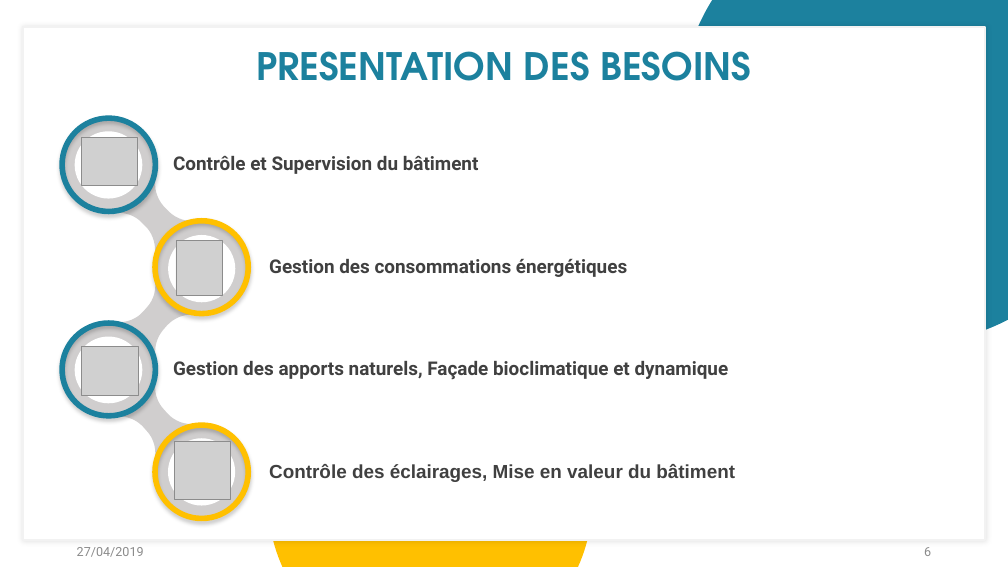
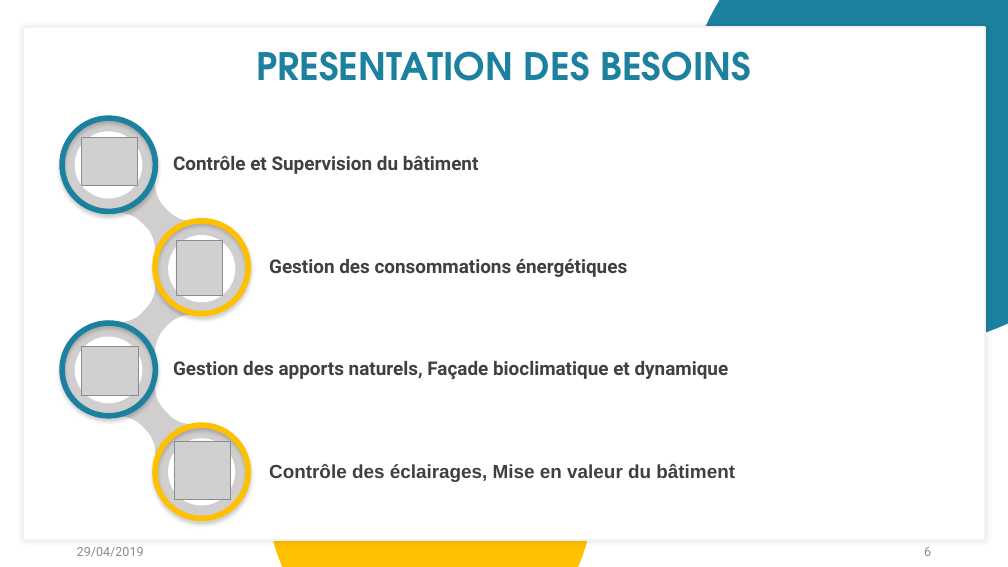
Before and after one commit to ansnoussi/conceptionGL2, a slide deck: slide 6 of Présentation Projet .pptx. Drawn at 1008x567 pixels with LibreOffice and Linux fonts; fonts in the diff are those of the drawing; grey boxes stand for pictures. Boxes give left, top, right and bottom in pixels: in the first picture for what was removed or moved away, otherwise in the second. Text is boxed around its words. In the diff, an @@ line names an element or a change of style, - is before the commit and + after.

```diff
--- a/Présentation Projet .pptx
+++ b/Présentation Projet .pptx
@@ ellipse resized from (x1=678, y1=0, x2=1008, y2=345) to (x1=686, y1=0, x2=1008, y2=345) @@
@@ text at (x1=77, y1=547, x2=144, y2=557): text changed @@
-27/04/2019
+29/04/2019
```
Also in this commit, not shown: 14 other slides changed, 2 slides added, 2 slides removed.
